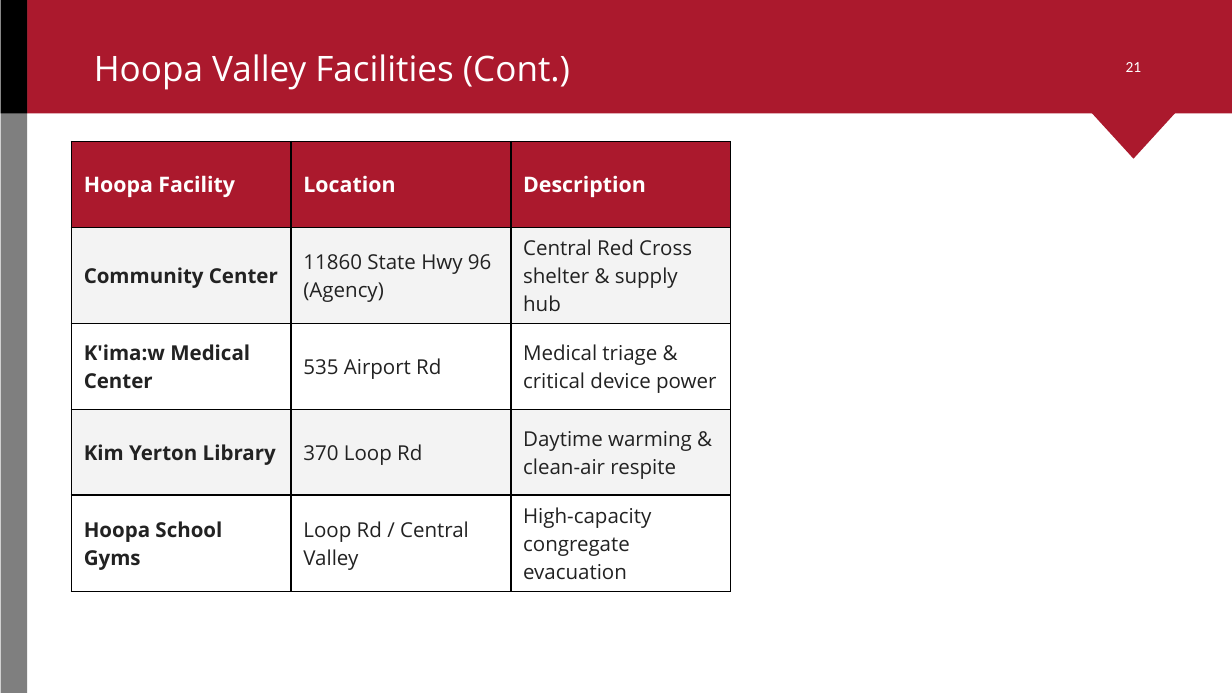
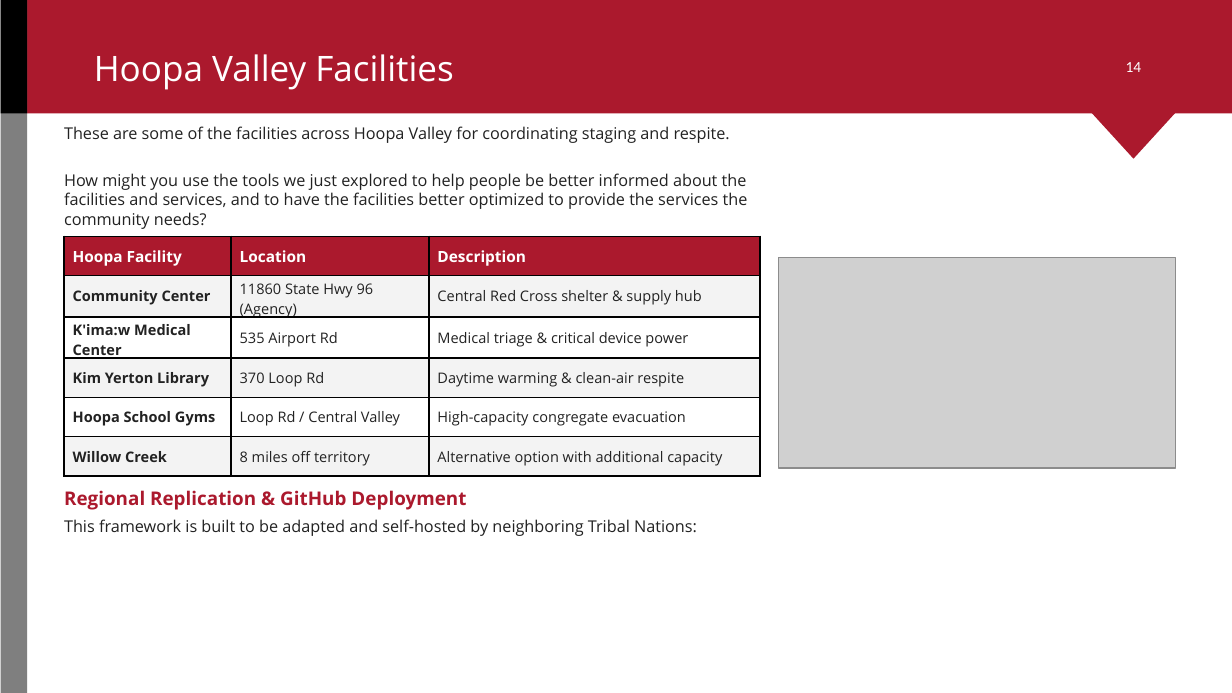
Before and after one commit to ccsfist/gitio2ppt, a slide deck: slide 14 of HoopaValley_Workshop.pptx (slide 21 before the commit). Drawn at 1232x693 pixels with LibreOffice and Linux fonts; fonts in the diff are those of the drawing; grey boxes stand for pictures; background and template pictures are left out. Boxes give left, top, right and bottom in pixels: in the first picture for what was removed or moved away, otherwise in the second. Text is boxed around its words. In the diff, an @@ line names an element or a change of style, - is before the commit and + after.

```diff
--- a/HoopaValley_Workshop.pptx
+++ b/HoopaValley_Workshop.pptx
@@ title at bbox=[94, 54, 453, 90]: text changed @@
-Hoopa Valley Facilities (Cont.)
+Hoopa Valley Facilities
@@ page number at bbox=[1126, 62, 1142, 72]: text changed @@
-21
+14
@@ text added at bbox=[64, 126, 730, 143], 9.5 pt, text #222222 @@
+These are some of the facilities across Hoopa Valley for coordinating staging and respite.
@@ text added at bbox=[64, 173, 748, 229], 9.5 pt, text #222222 @@
+How might you use the tools we just explored to help people be better informed about the facilities and services, and to have the facilities better optimized to provide the services the community needs?
@@ table at bbox=[64, 237, 761, 473] @@
+row 6: Willow Creek | 8 miles off territory | Alternative option with additional capacity
@@ table: place and size @@
-table at bbox=[71, 142, 729, 584]
+table at bbox=[64, 237, 761, 473]
@@ picture added at bbox=[779, 257, 1175, 468] @@
@@ text added at bbox=[64, 490, 466, 510], 11 pt, text #AB192D, bold @@
+Regional Replication & GitHub Deployment
@@ text added at bbox=[64, 519, 697, 536], 9.5 pt, text #222222 @@
+This framework is built to be adapted and self-hosted by neighboring Tribal Nations:
```
Also in this commit, not shown: 14 other slides changed, 10 slides removed, 6 other files.
